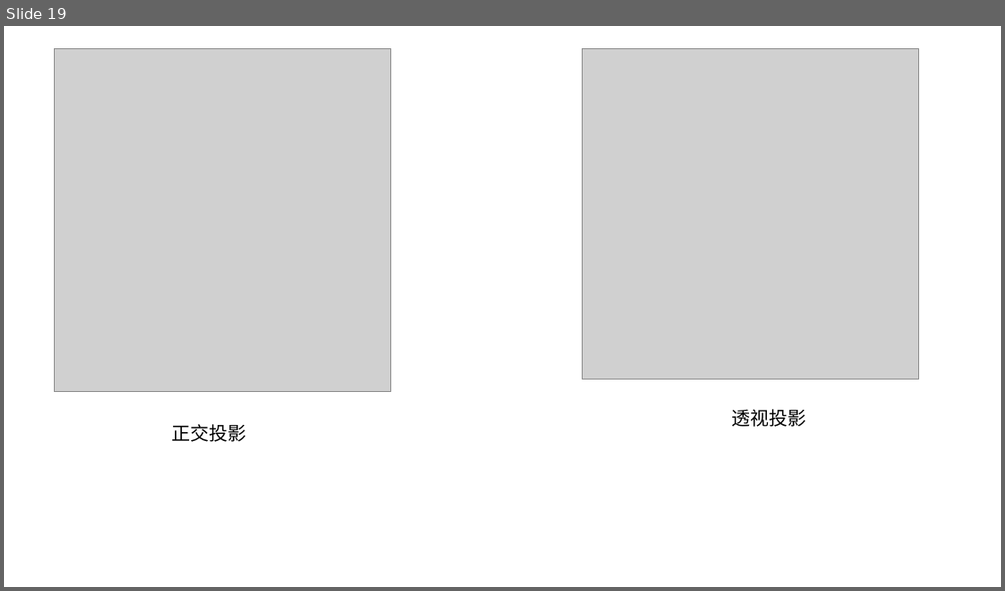
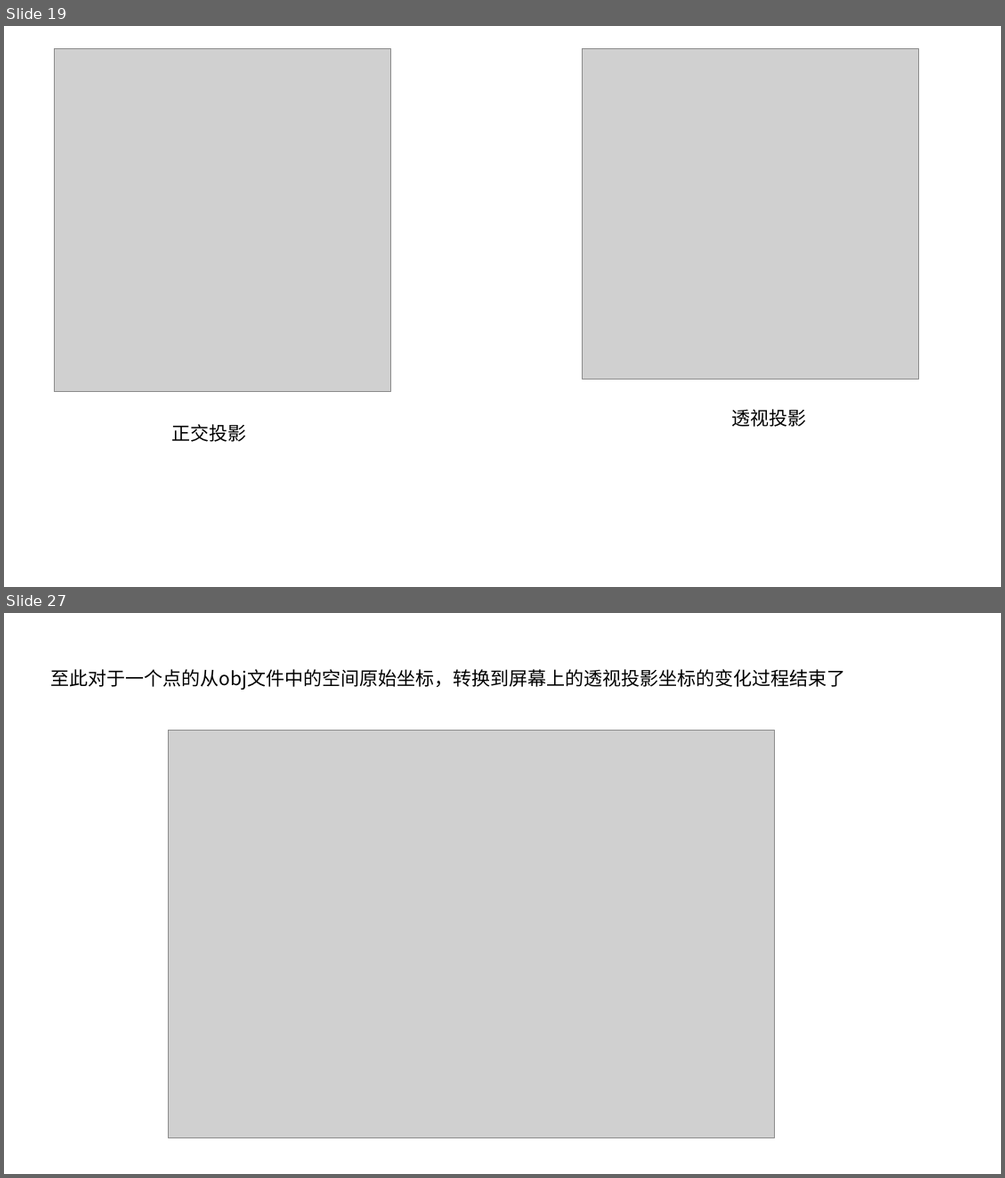
Before and after one commit to XTG111/Learn_tinyProject, a slide deck: render/TinyRenderer.pptx. Shown one above the other, each under a label of ours: slide 19 before the commit, slides 19 and 27 after it; the slides between them are not shown. The pictures are 1005x591 and 1005x1178 pixels, drawn with LibreOffice and Linux fonts; fonts in the diff are those of the drawing; grey boxes stand for pictures. Boxes give left, top, right and bottom in pixels: in the first picture for what was removed or moved away, otherwise in the second. Text is boxed around its words. In the diff, an @@ line names an element or a change of style, - is before the commit and + after.

```diff
--- a/render/TinyRenderer.pptx
+++ b/render/TinyRenderer.pptx
@@ slide 27 added at [4,613,1001,1174], background #FFFFFF @@
@@ text added at [51,669,845,690], 18 pt, text #000000 @@
+至此对于一个点的从obj文件中的空间原始坐标，转换到屏幕上的透视投影坐标的变化过程结束了
@@ picture added at [168,730,774,1138] @@
```
Also in this commit, not shown: 8 other slides added, 36 other files.
